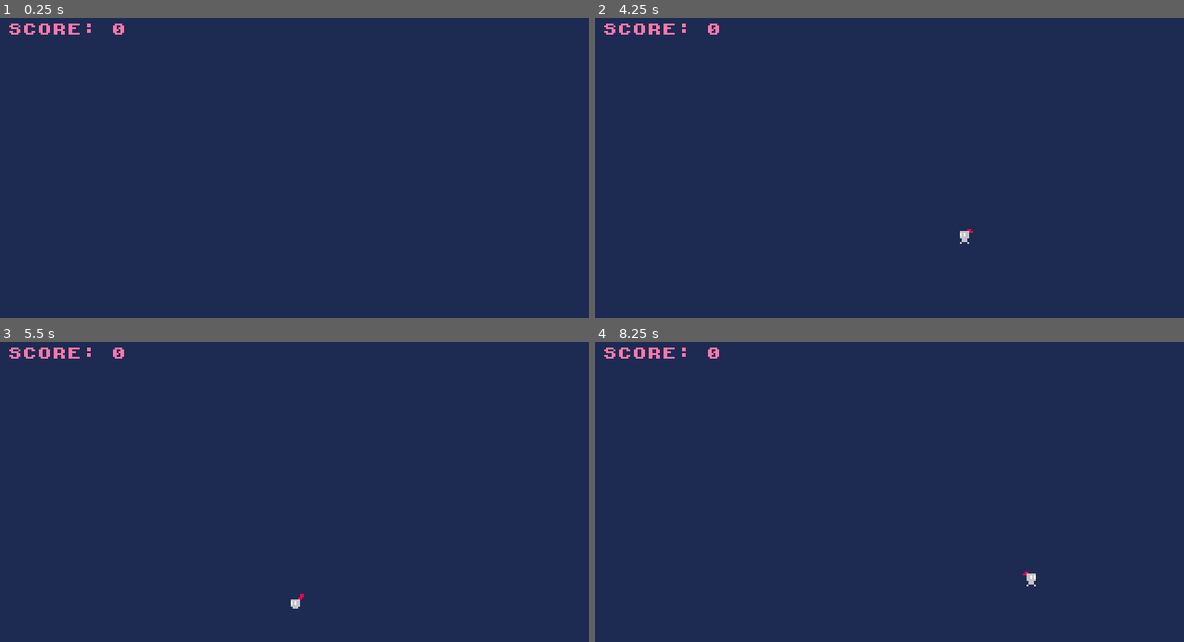
Above: before the commit, frames 1-4 (two rows, left to right).
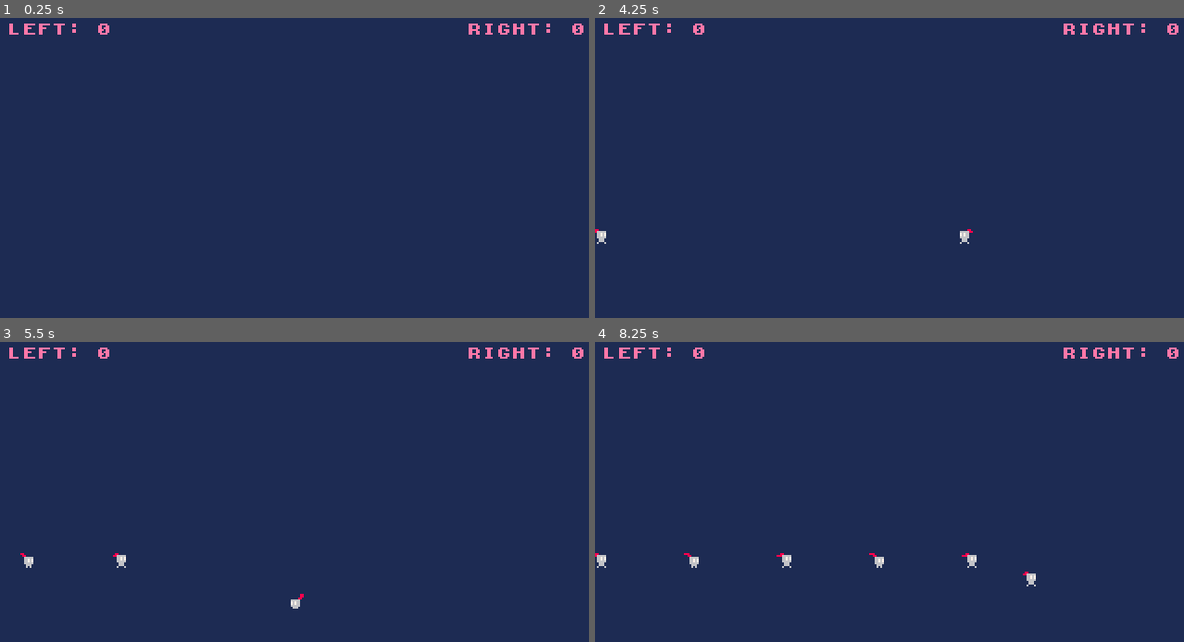
Above: after the commit, the same moments.

Repository: nikolawhallon/over-brewed
Game: Godot game, scene res://scenes/arena.tscn
The game is run twice, just before and just after one commit, with the same random seed, the same clock (stepped at 60 frames per second) and the same inputs. This scene is started directly instead of the project's main scene.
Inputs:
- Up to frame 1 (0.25 s): no input
- Up to frame 2 (4.25 s): tap Enter at 0.5 s; hold Right 0.53-1.28 s; tap C (connect) at 0.6, 2.3, 2.85 s; tap Space at 0.77, 1.07, 1.52, 1.55, 1.82, 2.1, 2.75, 3.02, 3.32, 3.77, 3.8, 4.07 s; tap Q (queue) at 0.8, 1.35, 3.05 s; hold Down 1.28-2.03 s; hold Right 2.03-2.78 s; hold Up 2.78-3.53 s; hold Left from 3.53 s (still down); tap H (host) at 3.6 s
- Up to frame 3 (5.5 s): tap L (leave) at 4.35 s; tap Space at 4.52, 4.82 s; tap C (connect) at 4.55 s; release Left at 5.03 s; hold Down from 5.03 s (still down); tap Q (queue) at 5.1 s
- Up to frame 4 (8.25 s): release Down at 5.78 s; hold Right 5.78-6.53 s; tap S (solo) at 5.85 s; tap Space at 6.02, 6.05, 6.32, 6.77, 7.07, 7.52, 7.82, 8.1 s; hold Up 6.53-7.28 s; tap C (connect) at 6.6 s; hold Right 7.28-8.03 s; tap Q (queue) at 7.35 s; hold Down from 8.03 s (still down)

The runs differ from the first frame. In frame 1, 0.6% of the frame differs, in the area x 1-100%, y 1-6%; in frame 2, 0.6%; in frame 3, 0.7%; in frame 4, 0.9%, in the area x 0-100%, y 1-76%.
Error in both runs: Attempt to call function 'get_peer_ids_for_match' in base 'null instance' on a null instance. (res://scenes/helpers/match_visibility.gd:14)

Commit message:
basic cafe entering working

Diff:
--- a/scenes/arena.gd
+++ b/scenes/arena.gd
@@ -13,7 +13,8 @@
 }
 
 var state = State.VOID
-var score = 0
+var left_score = 0
+var right_score = 0
 
 func _process(_delta: float) -> void:
 	if state == State.STARTING:
@@ -47,11 +48,53 @@
 
 @rpc("any_peer", "call_local", "reliable")
 func request_spawn_barista():
+	var cafe = "left"
+	for barista in NodeUtils.get_nodes_in_group_for_node(self, "Barista"):
+		if barista.cafe == "left":
+			cafe = "right"
+
 	var barista = load("res://scenes/barista.tscn").instantiate()
-	barista.init(multiplayer.get_remote_sender_id(), Vector2.ZERO)
+	barista.init(multiplayer.get_remote_sender_id(), cafe, Vector2.ZERO)
 	$Replicated.add_child(barista, true)
 
 @rpc("authority", "reliable")
-func announce_update_score(new_score: int) -> void:
-	score = new_score
-	$CanvasLayer/MarginContainer/ScoreLabel.text = "SCORE: %d" % score
+func announce_update_left_score(new_score: int) -> void:
+	left_score = new_score
+	$CanvasLayer/LeftContainer/LeftScore.text = "LEFT: %d" % left_score
+
+@rpc("authority", "reliable")
+func announce_update_right_score(new_score: int) -> void:
+	right_score = new_score
+	$CanvasLayer/RightContainer/RightScore.text = "RIGHT: %d" % right_score
+
+func _on_customer_timer_timeout() -> void:
+	if not multiplayer.is_server():
+		return
+
+	var customer = load("res://scenes/customer.tscn").instantiate()
+	customer.init(Vector2(-320, 0), Vector2(640, 0))
+	$Replicated.add_child(customer, true)
+
+func _on_left_cafe_customer_left() -> void:
+	if not multiplayer.is_server():
+		return
+
+	left_score += 1
+	for peer in NodeUtils.get_first_ancestor_in_group_for_node(self, "App").get_peer_ids_for_match(match_id):
+		if peer == 1:
+			continue
+		announce_update_left_score.rpc_id(peer, left_score)
+
+	announce_update_left_score(left_score)
+
+func _on_right_cafe_customer_left() -> void:
+	if not multiplayer.is_server():
+		return
+
+	right_score += 1
+	for peer in NodeUtils.get_first_ancestor_in_group_for_node(self, "App").get_peer_ids_for_match(match_id):
+		if peer == 1:
+			continue
+		announce_update_right_score.rpc_id(peer, right_score)
+
+	announce_update_right_score(right_score)
--- a/scenes/arena.tscn
+++ b/scenes/arena.tscn
@@ -2,6 +2,7 @@
 
 [ext_resource type="Script" uid="uid://dn0a8nh72gupb" path="res://scenes/arena.gd" id="1_e05a3"]
 [ext_resource type="LabelSettings" uid="uid://bw7f23l3xceoc" path="res://resources/label_8.tres" id="3_olpmc"]
+[ext_resource type="PackedScene" uid="uid://d30p8sfyml00g" path="res://scenes/cafe.tscn" id="3_xdvfk"]
 
 [node name="Arena" type="Node2D" unique_id=1945760612 groups=["Arena"]]
 script = ExtResource("1_e05a3")
@@ -9,26 +10,53 @@
 [node name="Replicated" type="Node" parent="." unique_id=217975276]
 
 [node name="MultiplayerSpawner" type="MultiplayerSpawner" parent="." unique_id=1350542115]
-_spawnable_scenes = PackedStringArray("uid://cw0q0nb1c7xba")
+_spawnable_scenes = PackedStringArray("uid://cw0q0nb1c7xba", "uid://brjxky5ptfplk")
 spawn_path = NodePath("../Replicated")
 
 [node name="Camera2D" type="Camera2D" parent="." unique_id=1835027083]
 
 [node name="CanvasLayer" type="CanvasLayer" parent="." unique_id=793026886]
 
-[node name="MarginContainer" type="MarginContainer" parent="CanvasLayer" unique_id=152495920]
-anchors_preset = 15
-anchor_right = 1.0
-anchor_bottom = 1.0
-grow_horizontal = 2
-grow_vertical = 2
+[node name="LeftContainer" type="MarginContainer" parent="CanvasLayer" unique_id=152495920]
+offset_right = 72.0
+offset_bottom = 16.0
 theme_override_constants/margin_left = 4
 theme_override_constants/margin_top = 4
 theme_override_constants/margin_right = 4
 theme_override_constants/margin_bottom = 4
 
-[node name="ScoreLabel" type="Label" parent="CanvasLayer/MarginContainer" unique_id=1037654019]
+[node name="LeftScore" type="Label" parent="CanvasLayer/LeftContainer" unique_id=1037654019]
 layout_mode = 2
 size_flags_vertical = 0
-text = "SCORE: 0"
+text = "LEFT: 0"
 label_settings = ExtResource("3_olpmc")
+
+[node name="RightContainer" type="MarginContainer" parent="CanvasLayer" unique_id=1110379391]
+anchors_preset = 1
+anchor_left = 1.0
+anchor_right = 1.0
+offset_left = -64.0
+offset_bottom = 8.0
+grow_horizontal = 0
+theme_override_constants/margin_left = 4
+theme_override_constants/margin_top = 4
+theme_override_constants/margin_right = 4
+theme_override_constants/margin_bottom = 4
+
+[node name="RightScore" type="Label" parent="CanvasLayer/RightContainer" unique_id=1318009434]
+layout_mode = 2
+text = "RIGHT: 0"
+label_settings = ExtResource("3_olpmc")
+
+[node name="CustomerTimer" type="Timer" parent="." unique_id=613467295]
+autostart = true
+
+[node name="LeftCafe" parent="." unique_id=1340216554 instance=ExtResource("3_xdvfk")]
+position = Vector2(-64, -32)
+
+[node name="RightCafe" parent="." unique_id=435030877 instance=ExtResource("3_xdvfk")]
+position = Vector2(64, -32)
+
+[connection signal="timeout" from="CustomerTimer" to="." method="_on_customer_timer_timeout"]
+[connection signal="customer_left" from="LeftCafe" to="." method="_on_left_cafe_customer_left"]
+[connection signal="customer_left" from="RightCafe" to="." method="_on_right_cafe_customer_left"]
--- a/scenes/barista.gd
+++ b/scenes/barista.gd
@@ -5,10 +5,12 @@
 
 @export var peer_id = -1
 @export var direction = Vector2.ZERO
+@export var cafe = ""
 var facing = null
 
-func init(initial_peer_id, initial_global_position):
+func init(initial_peer_id, initial_cafe, initial_global_position):
 	peer_id = initial_peer_id
+	cafe = initial_cafe
 	global_position = initial_global_position
 
 func _ready():
--- a/scenes/barista.tscn
+++ b/scenes/barista.tscn
@@ -45,6 +45,9 @@
 properties/2/path = NodePath(".:direction")
 properties/2/spawn = true
 properties/2/replication_mode = 1
+properties/3/path = NodePath(".:cafe")
+properties/3/spawn = true
+properties/3/replication_mode = 1
 
 [node name="Barista" type="CharacterBody2D" unique_id=892979916 groups=["Barista"]]
 script = ExtResource("1_xwpi6")
--- /dev/null
+++ b/scenes/cafe.gd
@@ -0,0 +1,73 @@
+extends Node2D
+
+signal customer_left
+
+var slot_1_occupied = 0
+var slot_2_occupied = 0
+var slot_3_occupied = 0
+var slot_1_assigned = false
+var slot_2_assigned = false
+var slot_3_assigned = false
+
+func customer_served():
+	customer_left.emit()
+
+func get_slot():
+	if not slot_1_assigned:
+		slot_1_assigned = true
+		return $Slot1.global_position
+	if not slot_2_assigned:
+		slot_2_assigned = true
+		return $Slot2.global_position
+	if not slot_3_assigned:
+		slot_3_assigned = true
+		return $Slot3.global_position
+	return null
+
+func _on_slot_1_body_entered(body: Node2D) -> void:
+	if not multiplayer.is_server():
+		return
+
+	if body.is_in_group("Customer"):
+		slot_1_occupied += 1
+
+func _on_slot_1_body_exited(body: Node2D) -> void:
+	if not multiplayer.is_server():
+		return
+
+	if body.is_in_group("Customer"):
+		slot_1_occupied -= 1
+		if slot_1_occupied == 0:
+			slot_1_assigned = false
+
+func _on_slot_2_body_entered(body: Node2D) -> void:
+	if not multiplayer.is_server():
+		return
+
+	if body.is_in_group("Customer"):
+		slot_2_occupied += 1
+
+func _on_slot_2_body_exited(body: Node2D) -> void:
+	if not multiplayer.is_server():
+		return
+
+	if body.is_in_group("Customer"):
+		slot_2_occupied -= 1
+		if slot_2_occupied == 0:
+			slot_2_assigned = false
+
+func _on_slot_3_body_entered(body: Node2D) -> void:
+	if not multiplayer.is_server():
+		return
+
+	if body.is_in_group("Customer"):
+		slot_3_occupied += 1
+
+func _on_slot_3_body_exited(body: Node2D) -> void:
+	if not multiplayer.is_server():
+		return
+
+	if body.is_in_group("Customer"):
+		slot_3_occupied -= 1
+		if slot_3_occupied == 0:
+			slot_3_assigned = false
--- /dev/null
+++ b/scenes/cafe.tscn
@@ -0,0 +1,22 @@
+[gd_scene format=3 uid="uid://d30p8sfyml00g"]
+
+[ext_resource type="PackedScene" uid="uid://v3crmiqayde5" path="res://scenes/slot.tscn" id="1_0dv7p"]
+[ext_resource type="Script" uid="uid://c8vtlqys2nhih" path="res://scenes/cafe.gd" id="1_a6vgn"]
+
+[node name="Cafe" type="Node2D" unique_id=1340216554]
+script = ExtResource("1_a6vgn")
+
+[node name="Slot1" parent="." unique_id=956566724 instance=ExtResource("1_0dv7p")]
+position = Vector2(-32, 0)
+
+[node name="Slot2" parent="." unique_id=188102306 instance=ExtResource("1_0dv7p")]
+
+[node name="Slot3" parent="." unique_id=1396646440 instance=ExtResource("1_0dv7p")]
+position = Vector2(32, 0)
+
+[connection signal="body_entered" from="Slot1" to="." method="_on_slot_1_body_entered"]
+[connection signal="body_exited" from="Slot1" to="." method="_on_slot_1_body_exited"]
+[connection signal="body_entered" from="Slot2" to="." method="_on_slot_2_body_entered"]
+[connection signal="body_exited" from="Slot2" to="." method="_on_slot_2_body_exited"]
+[connection signal="body_entered" from="Slot3" to="." method="_on_slot_3_body_entered"]
+[connection signal="body_exited" from="Slot3" to="." method="_on_slot_3_body_exited"]
--- /dev/null
+++ b/scenes/customer.gd
@@ -0,0 +1,85 @@
+extends CharacterBody2D
+
+
+const SPEED = 50.0
+@export var direction = Vector2.ZERO
+var target = null
+var cafe = null # NOTE: object references are fine if only the server uses them
+
+enum State {
+	VOID,
+	COMMUTING,
+	ENTERING,
+	WAITING,
+	LEAVING
+}
+
+var state = State.VOID
+
+func init(initial_global_position, initial_target):
+	global_position = initial_global_position
+	target = initial_target
+	state = State.COMMUTING
+
+func _physics_process(_delta: float) -> void:
+	if direction != Vector2.ZERO:
+		$AnimatedSprite2D.play("move")
+	else:
+		$AnimatedSprite2D.play("idle")
+
+	if direction.x < 0.0:
+		$AnimatedSprite2D.flip_h = true
+	elif direction.x > 0.0:
+		$AnimatedSprite2D.flip_h = false
+
+	if not multiplayer.is_server():
+		return
+
+	if target != null:
+		direction = (target - global_position).normalized()
+
+		velocity = direction * SPEED
+		move_and_slide()
+
+		if global_position.distance_to(target) < 8:
+			target = null
+			$WaitTimer.start()
+			state = State.WAITING
+	else:
+		direction = Vector2.ZERO
+
+	if global_position.distance_to(Vector2.ZERO) > 320:
+		print("freeing customer")
+		queue_free()
+
+func _on_area_2d_body_entered(body: Node2D) -> void:
+	if not multiplayer.is_server():
+		return
+
+	if state != State.COMMUTING:
+		return
+
+	if body.is_in_group("Barista"):
+		var arena = NodeUtils.get_first_ancestor_in_group_for_node(self, "Arena")
+		if body.cafe == "left":
+			cafe = arena.get_node("LeftCafe")
+			var new_target = cafe.get_slot()
+			if new_target != null:
+				target = new_target
+				state = State.ENTERING
+		if body.cafe == "right":
+			cafe = arena.get_node("RightCafe")
+			var new_target = cafe.get_slot()
+			if new_target != null:
+				target = new_target
+				state = State.ENTERING
+
+func _on_wait_timer_timeout() -> void:
+	if not multiplayer.is_server():
+		return
+
+	if cafe != null:
+		cafe.customer_served()
+
+	target = Vector2(640, 0)
+	state = State.LEAVING
--- /dev/null
+++ b/scenes/customer.tscn
@@ -0,0 +1,76 @@
+[gd_scene format=3 uid="uid://brjxky5ptfplk"]
+
+[ext_resource type="Script" uid="uid://bw7466woionxp" path="res://scenes/customer.gd" id="1_qqxhk"]
+[ext_resource type="Texture2D" uid="uid://dgwemui1rsx5o" path="res://assets/barista/barista-idle-1.png" id="1_rjbu2"]
+[ext_resource type="Texture2D" uid="uid://b5pplpf63ns2u" path="res://assets/barista/barista-idle-2.png" id="2_qqxhk"]
+[ext_resource type="Texture2D" uid="uid://bnwxe38ecmilq" path="res://assets/barista/barista-move-1.png" id="3_846g6"]
+[ext_resource type="Texture2D" uid="uid://bcyfapbqex538" path="res://assets/barista/barista-move-2.png" id="4_qj8gj"]
+[ext_resource type="PackedScene" uid="uid://crfcwsne50c0c" path="res://scenes/helpers/match_visibility.tscn" id="6_846g6"]
+
+[sub_resource type="SpriteFrames" id="SpriteFrames_w2wat"]
+animations = [{
+"frames": [{
+"duration": 1.0,
+"texture": ExtResource("1_rjbu2")
+}, {
+"duration": 1.0,
+"texture": ExtResource("2_qqxhk")
+}],
+"loop": true,
+"name": &"idle",
+"speed": 5.0
+}, {
+"frames": [{
+"duration": 1.0,
+"texture": ExtResource("3_846g6")
+}, {
+"duration": 1.0,
+"texture": ExtResource("4_qj8gj")
+}],
+"loop": true,
+"name": &"move",
+"speed": 5.0
+}]
+
+[sub_resource type="RectangleShape2D" id="RectangleShape2D_pk6lr"]
+size = Vector2(8, 8)
+
+[sub_resource type="CircleShape2D" id="CircleShape2D_qqxhk"]
+radius = 16.0
+
+[sub_resource type="SceneReplicationConfig" id="SceneReplicationConfig_qqxhk"]
+properties/0/path = NodePath(".:position")
+properties/0/spawn = true
+properties/0/replication_mode = 1
+properties/1/path = NodePath(".:direction")
+properties/1/spawn = true
+properties/1/replication_mode = 1
+
+[node name="Customer" type="CharacterBody2D" unique_id=44048297 groups=["Customer"]]
+collision_layer = 2
+collision_mask = 0
+script = ExtResource("1_qqxhk")
+
+[node name="AnimatedSprite2D" type="AnimatedSprite2D" parent="." unique_id=65188880]
+sprite_frames = SubResource("SpriteFrames_w2wat")
+animation = &"move"
+
+[node name="CollisionShape2D" type="CollisionShape2D" parent="." unique_id=2063150892]
+shape = SubResource("RectangleShape2D_pk6lr")
+
+[node name="Area2D" type="Area2D" parent="." unique_id=664210726]
+
+[node name="CollisionShape2D" type="CollisionShape2D" parent="Area2D" unique_id=292893370]
+shape = SubResource("CircleShape2D_qqxhk")
+
+[node name="MultiplayerSynchronizer" type="MultiplayerSynchronizer" parent="." unique_id=1239034001]
+replication_config = SubResource("SceneReplicationConfig_qqxhk")
+
+[node name="MatchVisibility" parent="." unique_id=459758655 instance=ExtResource("6_846g6")]
+
+[node name="WaitTimer" type="Timer" parent="." unique_id=113193412]
+wait_time = 5.0
+one_shot = true
+
+[connection signal="body_entered" from="Area2D" to="." method="_on_area_2d_body_entered"]
+[connection signal="timeout" from="WaitTimer" to="." method="_on_wait_timer_timeout"]
--- /dev/null
+++ b/scenes/slot.tscn
@@ -0,0 +1,16 @@
+[gd_scene format=3 uid="uid://v3crmiqayde5"]
+
+[ext_resource type="Texture2D" uid="uid://bxtmugrf4afmx" path="res://assets/slot.png" id="1_4v6ba"]
+
+[sub_resource type="RectangleShape2D" id="RectangleShape2D_ic0fu"]
+size = Vector2(16, 16)
+
+[node name="Slot" type="Area2D" unique_id=956566724]
+collision_layer = 0
+collision_mask = 2
+
+[node name="Sprite2D" type="Sprite2D" parent="." unique_id=1727227078]
+texture = ExtResource("1_4v6ba")
+
+[node name="CollisionShape2D" type="CollisionShape2D" parent="." unique_id=867937663]
+shape = SubResource("RectangleShape2D_ic0fu")
Not shown, added: scenes/cafe.gd.uid
Not shown, added: scenes/customer.gd.uid
